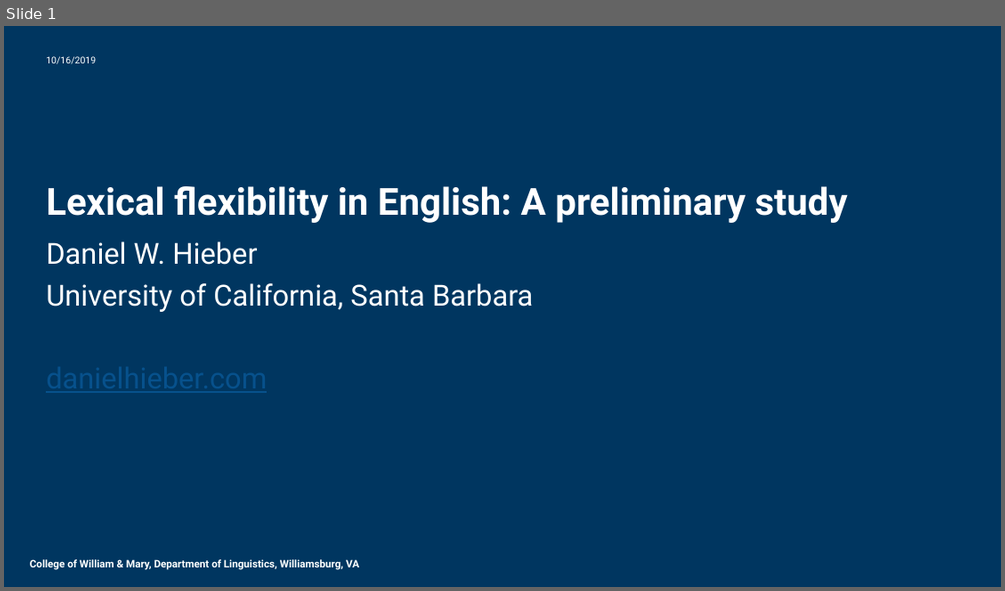
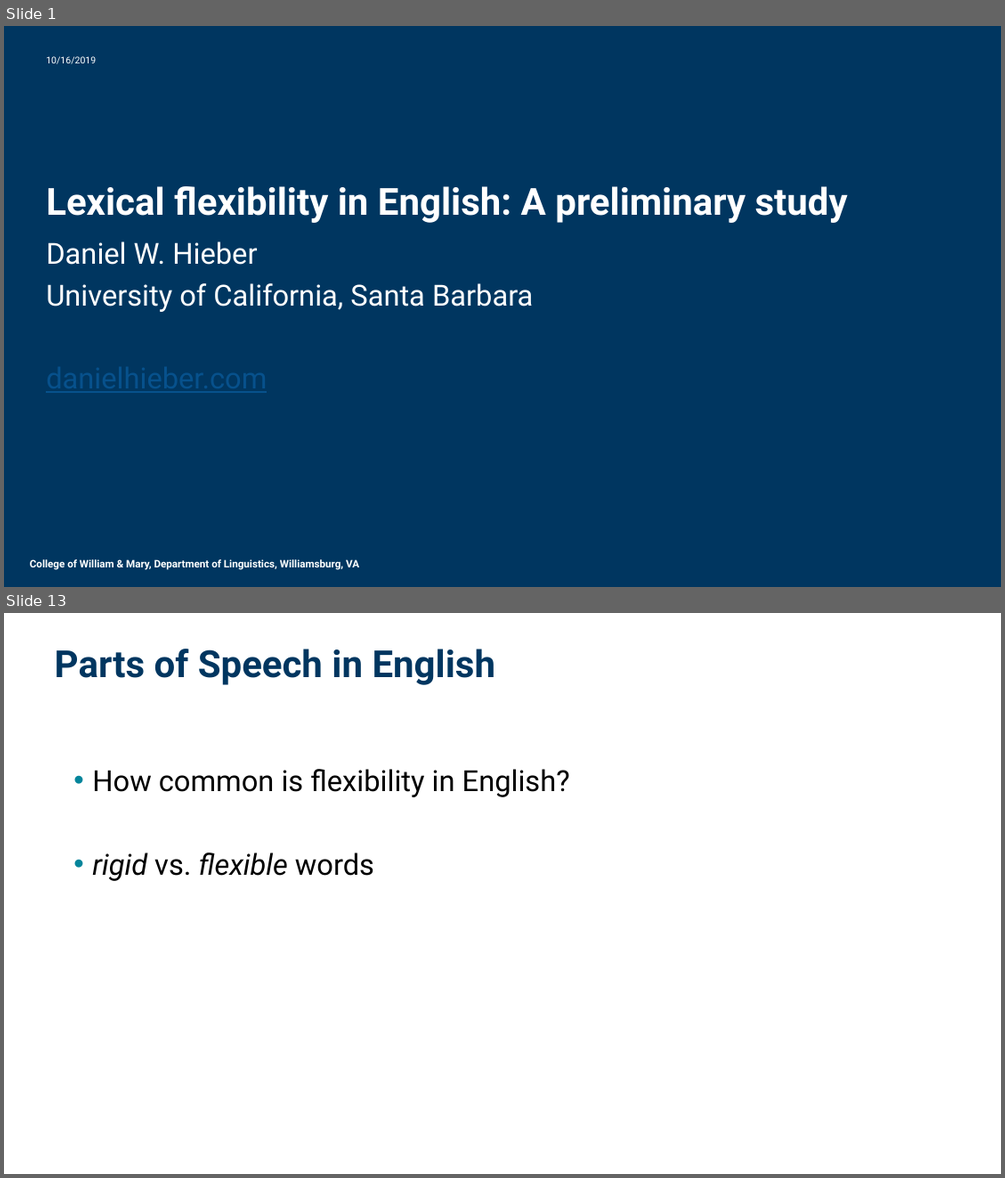
Before and after one commit to dwhieb/dissertation, a slide deck: presentations/Hieber. 2019. Lexical flexibility in English.pptx. Shown one above the other, each under a label of ours: slide 1 before the commit, slides 1 and 13 after it; the slides between them are not shown. The pictures are 1005x591 and 1005x1178 pixels, drawn with LibreOffice and Linux fonts; fonts in the diff are those of the drawing; background and template pictures are left out. Boxes give left, top, right and bottom in pixels: in the first picture for what was removed or moved away, otherwise in the second. Text is boxed around its words. In the diff, an @@ line names an element or a change of style, - is before the commit and + after.

```diff
--- a/presentations/Hieber. 2019. Lexical flexibility in English.pptx
+++ b/presentations/Hieber. 2019. Lexical flexibility in English.pptx
@@ slide 13 added at [4, 613, 1001, 1174], background #FFFFFF @@
@@ title added at [55, 649, 495, 685], 36 pt, text #003660, bold @@
+Parts of Speech in English
@@ text added at [92, 769, 570, 881], 28 pt, text #000000 @@
+• How common is flexibility in English?
+• rigid vs. flexible words
```
Also in this commit, not shown: 51 other slides added, 1 slide removed, 1 other file.
